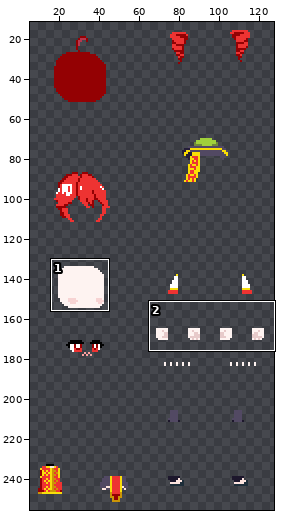
Edited in one commit: sprite sheet (Assets/Sprites/Character/Character_Odotchina_Teto.png). The picture above shows the old version from afar; the outline marks the close-up.
Close-up. Earlier state:
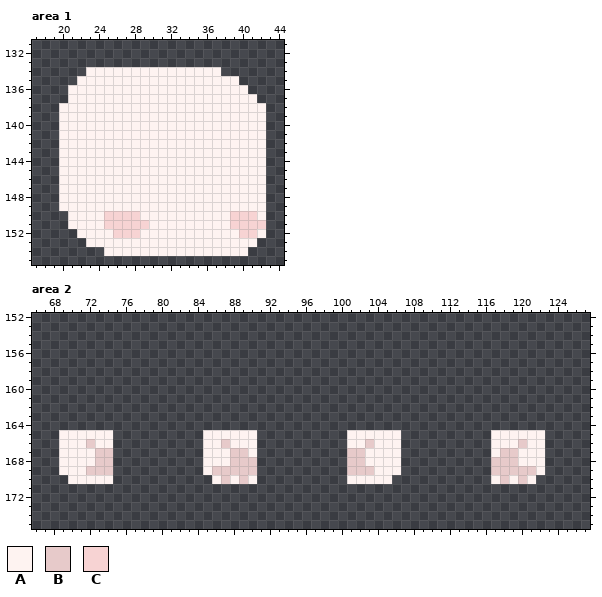
The file is 128x256 pixels. Colours within 5 levels of each other are drawn and written as one. Shown: area 1: x 17..44, y 131..155; area 2: x 66..127, y 152..175. The wide view leaves out empty margins.
Palette (. is transparent): A #fef3f1  B #e7caca  C #f7d3d3
Pixels before, area 1, first column x 20:
134 ...AAAAAAAAAAAAAAA.....
135 ..AAAAAAAAAAAAAAAAAA...
136 .AAAAAAAAAAAAAAAAAAAA..
137 .AAAAAAAAAAAAAAAAAAAAA.
138 AAAAAAAAAAAAAAAAAAAAAAA
139 AAAAAAAAAAAAAAAAAAAAAAA
140 AAAAAAAAAAAAAAAAAAAAAAA
141 AAAAAAAAAAAAAAAAAAAAAAA
142 AAAAAAAAAAAAAAAAAAAAAAA
143 AAAAAAAAAAAAAAAAAAAAAAA
144 AAAAAAAAAAAAAAAAAAAAAAA
145 AAAAAAAAAAAAAAAAAAAAAAA
146 AAAAAAAAAAAAAAAAAAAAAAA
147 AAAAAAAAAAAAAAAAAAAAAAA
148 AAAAAAAAAAAAAAAAAAAAAAA
149 AAAAAAAAAAAAAAAAAAAAAAA
150 .AAAACCCCAAAAAAAAAACCCA
151 .AAAACCCCCAAAAAAAAACCCC
152 ..AAAACCCAAAAAAAAAAACCA
153 ...AAAAAAAAAAAAAAAAAAA.
154 .....AAAAAAAAAAAAAAAA..
Pixels before, area 2, first column x 69:
165 AAAAAA..........AAAAAA..........AAAAAA..........AAAAAA
166 AAABAA..........AABAAA..........AABAAA..........AAABAA
167 AAAABB..........AAABBA..........BBAAAA..........ABBAAA
168 AAAABB..........AAABBB..........BBAAAA..........BBBAAA
169 AAABBB..........ABBBBB..........BBBAAA..........BBBBBA
170 .AAAAA...........ABABA..........AAAAA...........ABABA.
New version:
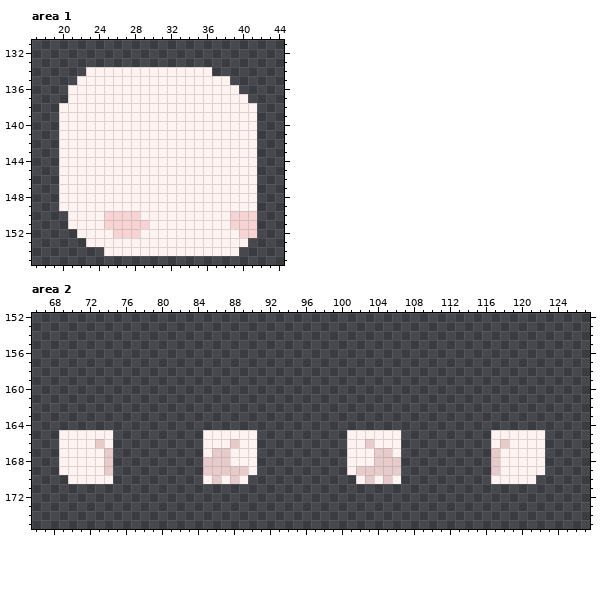
Difference:
Changed rows in their new state; - is an unchanged pixel.
Area 1:
first column x 37:
134 .-----
135 --.---
136 ---.--
137 ----.-
138 -----.
139 -----.
140 -----.
141 -----.
142 -----.
143 -----.
144 -----.
145 -----.
146 -----.
147 -----.
148 -----.
149 -----.
150 -----.
151 -----.
152 -----.
153 ----.-
154 ---.--
Area 2:
first column x 72:
166 AB-------------AB-----------------------------B-A-
167 -A------------BBAA-----------AA-BB-----------BAA--
168 -A-----------BBBAAA----------AA-BBB-----------AA--
169 AA-----------B----A----------A--BBB-----------AAAA
170 -------------ABABA.----------.-B-BA-----------A-A-
